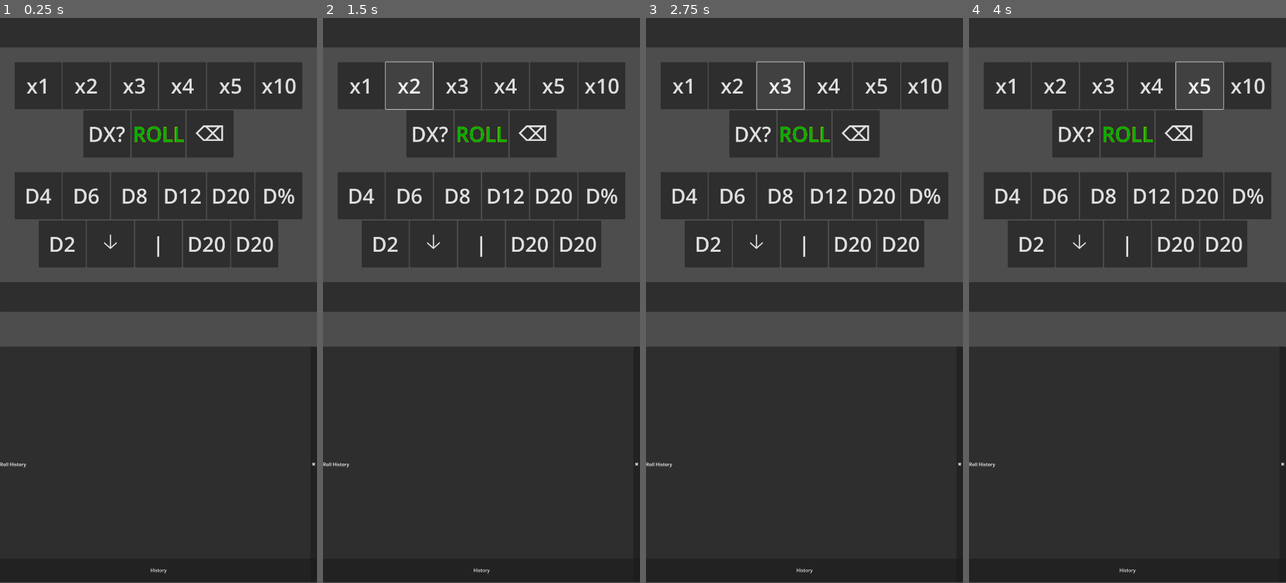
Above: before the commit, frames 1-4 (left to right).
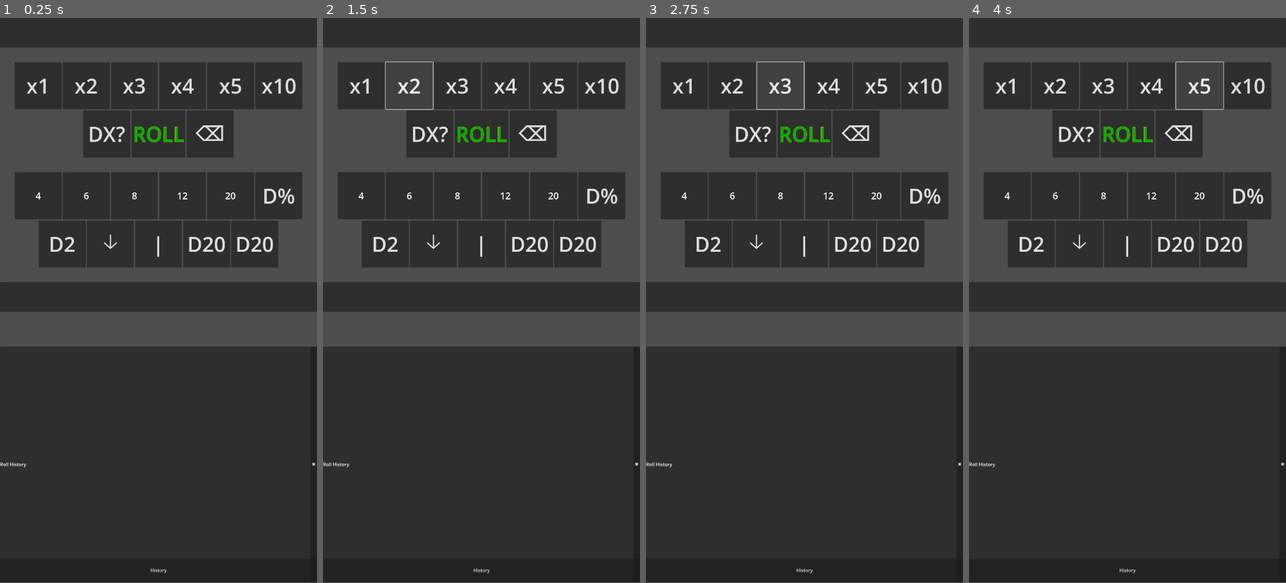
Above: after the commit, the same moments.

Repository: FromAriel/Experiments
Game: Godot game, scene res://main.tscn
The game is run twice, just before and just after one commit, with the same random seed, the same clock (stepped at 60 frames per second) and the same inputs.
Inputs:
- Up to frame 1 (0.25 s): no input
- Up to frame 2 (1.5 s): click "x1" at 0.5 s; click "x2" at 1.25 s
- Up to frame 3 (2.75 s): click "x3" at 2 s
- Up to frame 4 (4 s): click "x4" at 2.75 s; click "x5" at 3.5 s

The runs differ from the first frame. In frame 1, 0.7% of the frame differs, in the area x 8-79%, y 30-33%; in frame 2, 0.7%; in frame 3, 0.7%; in frame 4, 0.7%.

Commit message:
feat(ui): add die buttons with glyph overlays

Diff:
--- a/LIVEdie/scenes/quick_roll_bar.tscn
+++ b/LIVEdie/scenes/quick_roll_bar.tscn
@@ -3,6 +3,7 @@
 [ext_resource type="Script" uid="uid://owkgt6c75kui" path="res://scripts/quick_roll_bar.gd" id="1"]
 [ext_resource type="PackedScene" uid="uid://c4jfdeyqiow6v" path="res://scenes/dial_spinner.tscn" id="2"]
 [ext_resource type="PackedScene" uid="uid://rollhist01" path="res://scenes/roll_history_panel.tscn" id="3"]
+[ext_resource type="Script" uid="uid://diebutton01" path="res://scripts/die_button.gd" id="4"]
 
 [node name="CanvasLayer" type="CanvasLayer"]
 
@@ -95,18 +96,33 @@
 custom_minimum_size = Vector2(80, 0)
 layout_mode = 2
 theme_override_font_sizes/font_size = 35
+script = ExtResource("4")
+db_faces = 4
+db_shape_glyph = "\u25B2"
+db_shape_color = Color(1, 0, 0, 1)
+db_number_color = Color(1, 1, 1, 1)
 text = "D4"
 
 [node name="Die6" type="Button" parent="QuickRollBar/StandardRow"]
 custom_minimum_size = Vector2(80, 0)
 layout_mode = 2
 theme_override_font_sizes/font_size = 35
+script = ExtResource("4")
+db_faces = 6
+db_shape_glyph = "\u25A0"
+db_shape_color = Color(0, 0.6, 0, 1)
+db_number_color = Color(1, 1, 1, 1)
 text = "D6"
 
 [node name="Die8" type="Button" parent="QuickRollBar/StandardRow"]
 custom_minimum_size = Vector2(80, 0)
 layout_mode = 2
 theme_override_font_sizes/font_size = 35
+script = ExtResource("4")
+db_faces = 8
+db_shape_glyph = "\u2B1F"
+db_shape_color = Color(0, 0.4, 1, 1)
+db_number_color = Color(1, 1, 1, 1)
 text = "D8"
 
 [node name="Die10" type="Button" parent="QuickRollBar/StandardRow"]
@@ -114,18 +130,33 @@
 custom_minimum_size = Vector2(80, 0)
 layout_mode = 2
 theme_override_font_sizes/font_size = 35
+script = ExtResource("4")
+db_faces = 10
+db_shape_glyph = "\u2B19"
+db_shape_color = Color(0.5, 0, 0.8, 1)
+db_number_color = Color(1, 1, 1, 1)
 text = "D10"
 
 [node name="Die12" type="Button" parent="QuickRollBar/StandardRow"]
 custom_minimum_size = Vector2(80, 0)
 layout_mode = 2
 theme_override_font_sizes/font_size = 35
+script = ExtResource("4")
+db_faces = 12
+db_shape_glyph = "\u2B22"
+db_shape_color = Color(1, 0.5, 0, 1)
+db_number_color = Color(1, 1, 1, 1)
 text = "D12"
 
 [node name="Die20" type="Button" parent="QuickRollBar/StandardRow"]
 custom_minimum_size = Vector2(80, 0)
 layout_mode = 2
 theme_override_font_sizes/font_size = 35
+script = ExtResource("4")
+db_faces = 20
+db_shape_glyph = "\u272A"
+db_shape_color = Color(1, 0.84, 0, 1)
+db_number_color = Color(1, 1, 1, 1)
 text = "D20"
 
 [node name="Die100" type="Button" parent="QuickRollBar/StandardRow"]
--- /dev/null
+++ b/LIVEdie/scripts/die_button.gd
@@ -0,0 +1,75 @@
+###############################################################
+# LIVEdie/scripts/die_button.gd
+# Key Classes      • DieButton – button with dice glyph overlay
+# Key Functions    • _update_glyphs() – refresh label styles
+# Critical Consts  • none
+# Dependencies     • none
+# Last Major Rev   • 24-06-XX – initial implementation
+###############################################################
+class_name DieButton
+extends Button
+
+@export var db_faces: int = 4:
+    set(value):
+        db_faces = value
+        if is_inside_tree():
+            _update_glyphs()
+
+@export var db_shape_glyph: String = "▲":
+    set(value):
+        db_shape_glyph = value
+        if is_inside_tree():
+            _update_glyphs()
+
+@export var db_shape_color: Color = Color.WHITE:
+    set(value):
+        db_shape_color = value
+        if is_inside_tree():
+            _update_glyphs()
+
+@export var db_number_color: Color = Color.BLACK:
+    set(value):
+        db_number_color = value
+        if is_inside_tree():
+            _update_glyphs()
+
+@export var db_shape_font_size: int = 60:
+    set(value):
+        db_shape_font_size = value
+        if is_inside_tree():
+            _update_glyphs()
+
+@export var db_number_font_size: int = 32:
+    set(value):
+        db_number_font_size = value
+        if is_inside_tree():
+            _update_glyphs()
+
+var db_shape_label: Label
+var db_number_label: Label
+
+
+func _ready() -> void:
+    text = "D%d" % db_faces
+    add_theme_color_override("font_color", Color(0, 0, 0, 0))
+    db_shape_label = Label.new()
+    db_number_label = Label.new()
+    db_shape_label.horizontal_alignment = HORIZONTAL_ALIGNMENT_CENTER
+    db_shape_label.vertical_alignment = VERTICAL_ALIGNMENT_CENTER
+    db_shape_label.set_anchors_and_offsets_preset(PRESET_FULL_RECT)
+    db_number_label.horizontal_alignment = HORIZONTAL_ALIGNMENT_CENTER
+    db_number_label.vertical_alignment = VERTICAL_ALIGNMENT_CENTER
+    db_number_label.set_anchors_and_offsets_preset(PRESET_FULL_RECT)
+    add_child(db_shape_label)
+    add_child(db_number_label)
+    set_meta("faces", db_faces)
+    _update_glyphs()
+
+
+func _update_glyphs() -> void:
+    db_shape_label.text = db_shape_glyph
+    db_number_label.text = str(db_faces)
+    db_shape_label.add_theme_color_override("font_color", db_shape_color)
+    db_number_label.add_theme_color_override("font_color", db_number_color)
+    db_shape_label.add_theme_font_size_override("font_size", db_shape_font_size)
+    db_number_label.add_theme_font_size_override("font_size", db_number_font_size)
--- a/LIVEdie/scripts/quick_roll_bar.gd
+++ b/LIVEdie/scripts/quick_roll_bar.gd
@@ -70,14 +70,22 @@
 
 func _connect_dice_buttons(row: Container) -> void:
     for node in row.get_children():
-        if (
-            node is Button
-            and node.text.begins_with("D")
+        if not (node is Button):
+            continue
+        var faces := 0
+        var is_die := false
+        if node.has_meta("faces"):
+            faces = int(node.get_meta("faces"))
+            is_die = true
+        elif (
+            node.text.begins_with("D")
             and node.text != "DX?"
             and node.text != "ROLL"
             and node != $StandardRow/AdvancedToggle
         ):
-            var faces := int(node.text.substr(1).replace("%", "100"))
+            faces = int(node.text.substr(1).replace("%", "100"))
+            is_die = true
+        if is_die:
             node.button_down.connect(_on_die_down.bind(faces, node))
             node.button_up.connect(_on_die_up.bind(faces, node))
 
